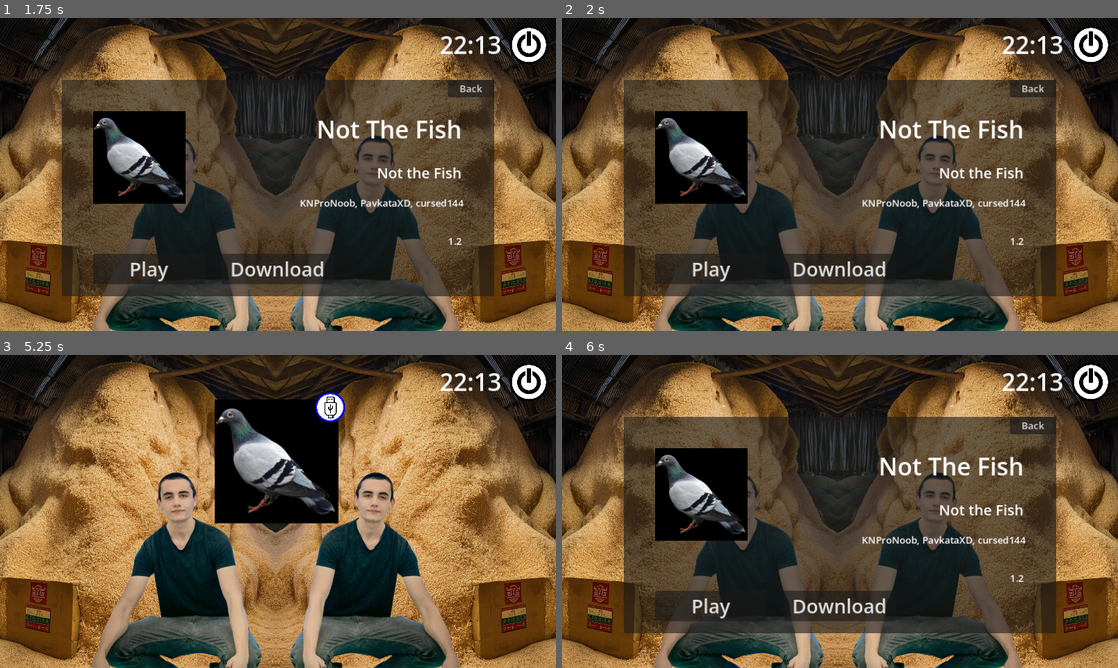
Above: before the commit, frames 1-4 (two rows, left to right).
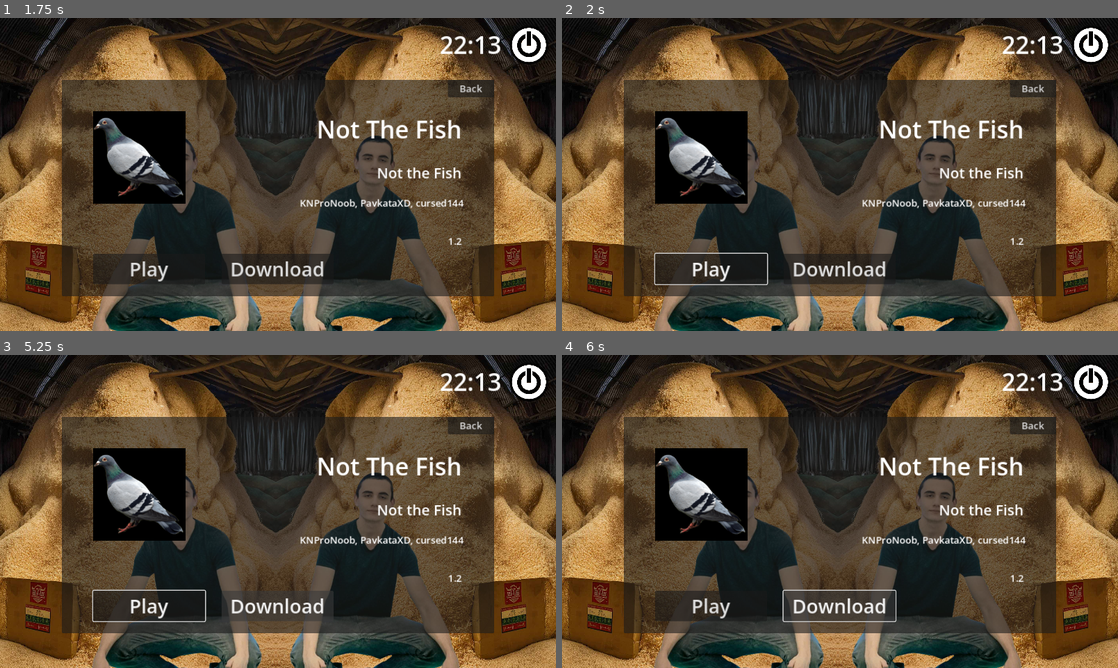
Above: after the commit, the same moments.

Repository: The-RiceBOX-Project/RiceBOX
Game: Godot game, scene res://scenes/main.tscn
The game is run twice, just before and just after one commit, with the same random seed, the same clock (stepped at 60 frames per second) and the same inputs.
Inputs (mouse positions are in pixels of both pictures, inside the frame that each line leads up to):
- Up to frame 1 (1.75 s): click (528, 46) at 0.5 s; click (278, 124) at 1.25 s
- Up to frame 2 (2 s): no input
- Up to frame 3 (5.25 s): click "Play" at 2 s; click "Play" at 2.75 s; click "Back" at 3.5 s; tap Enter (ui_accept) at 4.25, 4.52 s; hold Right (ui_right) 4.28-5 s; click "Download" at 5 s
- Up to frame 4 (6 s): tap Enter (ui_accept) at 5.75 s; hold Right (ui_right) from 5.78 s (still down)

Frame 1 is identical in both runs. In frame 2, 0.2% of the frame differs, in the area x 16-38%, y 74-86%; in frame 3, 47%, in the area x 11-89%, y 12-89%; in frame 4, 0.2%.

Commit message:
A working version for the RaspbarryPI

Diff:
--- a/project.godot
+++ b/project.godot
@@ -17,4 +17,10 @@
 
 [display]
 
+window/size/mode=3
 window/stretch/mode="canvas_items"
+
+[rendering]
+
+renderer/rendering_method="gl_compatibility"
+renderer/rendering_method.mobile="gl_compatibility"
--- a/scenes/main.tscn
+++ b/scenes/main.tscn
@@ -9,6 +9,7 @@
 [ext_resource type="Script" path="res://scripts/game_select.gd" id="6_dlo4q"]
 [ext_resource type="Texture2D" uid="uid://c43k20ocatrys" path="res://assets/back.png" id="6_ly5v0"]
 [ext_resource type="Script" path="res://scripts/game_details.gd" id="9_ps7am"]
+[ext_resource type="Script" path="res://scripts/mount_usb.gd" id="10_eatvw"]
 
 [sub_resource type="AtlasTexture" id="AtlasTexture_b3jdl"]
 atlas = ExtResource("6_ly5v0")
@@ -149,6 +150,10 @@
 "": SubResource("AnimationLibrary_bq4q2")
 }
 
+[node name="Timer" type="Timer" parent="Game_select"]
+wait_time = 3.0
+autostart = true
+
 [node name="Game_details" type="Panel" parent="."]
 visible = false
 layout_mode = 0
@@ -238,11 +243,25 @@
 text = "1.1"
 horizontal_alignment = 2
 
+[node name="Focus_delay" type="Timer" parent="Game_details"]
+wait_time = 0.5
+one_shot = true
+
+[node name="Mount_USB" type="Node" parent="."]
+script = ExtResource("10_eatvw")
+
+[node name="Timer" type="Timer" parent="Mount_USB"]
+wait_time = 3.0
+autostart = true
+
 [connection signal="pressed" from="PowerButton" to="PowerButton" method="_on_pressed"]
 [connection signal="pressed" from="Dir_select/Installed Games" to="Dir_select" method="_on_installed_games_pressed"]
 [connection signal="pressed" from="Dir_select/Games on USB" to="Dir_select" method="_on_games_on_usb_pressed"]
 [connection signal="pressed" from="Game_select/Back" to="Game_select" method="_on_back_pressed"]
+[connection signal="timeout" from="Game_select/Timer" to="Game_select" method="_on_timer_timeout"]
 [connection signal="pressed" from="Game_details/Run" to="Game_details" method="_on_run_pressed"]
 [connection signal="pressed" from="Game_details/Back" to="Game_details" method="_on_back_pressed"]
 [connection signal="pressed" from="Game_details/Delete" to="Game_details" method="_on_delete_pressed"]
 [connection signal="pressed" from="Game_details/Download_or_Update" to="Game_details" method="_on_download_or_update_pressed"]
+[connection signal="timeout" from="Game_details/Focus_delay" to="Game_details" method="_on_focus_delay_timeout"]
+[connection signal="timeout" from="Mount_USB/Timer" to="Mount_USB" method="_on_timer_timeout"]
--- a/scripts/game_button.gd
+++ b/scripts/game_button.gd
@@ -10,7 +10,7 @@
 func _ready() -> void:
 	if is_on_usb:
 		$USB.show()
-	texture_normal = load(game_path + "/icon.png")
+	texture_normal = ImageTexture.create_from_image(Image.load_from_file(game_path + "/icon.png"))
 
 
 func _on_pressed() -> void:
--- a/scripts/game_details.gd
+++ b/scripts/game_details.gd
@@ -6,6 +6,7 @@
 @onready var game_creators = $Creators
 @onready var download_or_update_button = $Download_or_Update
 @onready var delete_button = $Delete
+@onready var play_button = $Run
 var version_num = 0
 @onready var executeable = ''
 var game_dir_path = ''
@@ -24,7 +25,7 @@
 
 	executeable = game_path + "/exec"
 
-	icon.texture = load(game_path + "/icon.png")
+	icon.texture = ImageTexture.create_from_image(Image.load_from_file(game_path + "/icon.png"))
 	game_name.text = manifest_json.name
 	game_description.text = manifest_json.description
 	game_version.text = manifest_json.version_display
@@ -42,12 +43,14 @@
 
 
 	games_list.hide()
+	$Focus_delay.start()
 	show()
 
 
 func _on_back_pressed() -> void:
 	hide()
 	games_list.refresh()
+	games_list.show()
 
 
 func _on_run_pressed() -> void:
@@ -69,3 +72,7 @@
 	print(["-rf", mnt_dir + game_dir_name, games_dir + game_dir_name])
 	OS.execute("cp", ["-rf", mnt_dir + game_dir_name, games_dir + game_dir_name])
 	_on_back_pressed()
+
+
+func _on_focus_delay_timeout() -> void:
+	play_button.grab_focus()
--- a/scripts/game_select.gd
+++ b/scripts/game_select.gd
@@ -66,7 +66,6 @@
 	for child in game_buttons.get_children():
 		game_buttons.remove_child(child)
 	add_buttons()
-	show()
 
 func reselect(direction) -> void:
 	for game in game_buttons.get_children():
@@ -78,3 +77,7 @@
 	slide += (356*-dir)
 	anim.track_set_key_value(0, 1, Vector2(slide, game_buttons.position.y))
 	$Slide.play("slide")
+
+
+func _on_timer_timeout() -> void:
+	refresh()
--- /dev/null
+++ b/scripts/mount_usb.gd
@@ -0,0 +1,8 @@
+extends Node
+var mount_dir = "mnt"
+
+func _ready():
+	_on_timer_timeout()
+
+func _on_timer_timeout() -> void:
+	OS.execute("sudo", ["mount", "/dev/sda1", mount_dir])
Not shown, changed: export_presets.cfg
Not shown: 1 places in scenes/main.tscn that only renumber resources
Not shown, added: exports/menu
